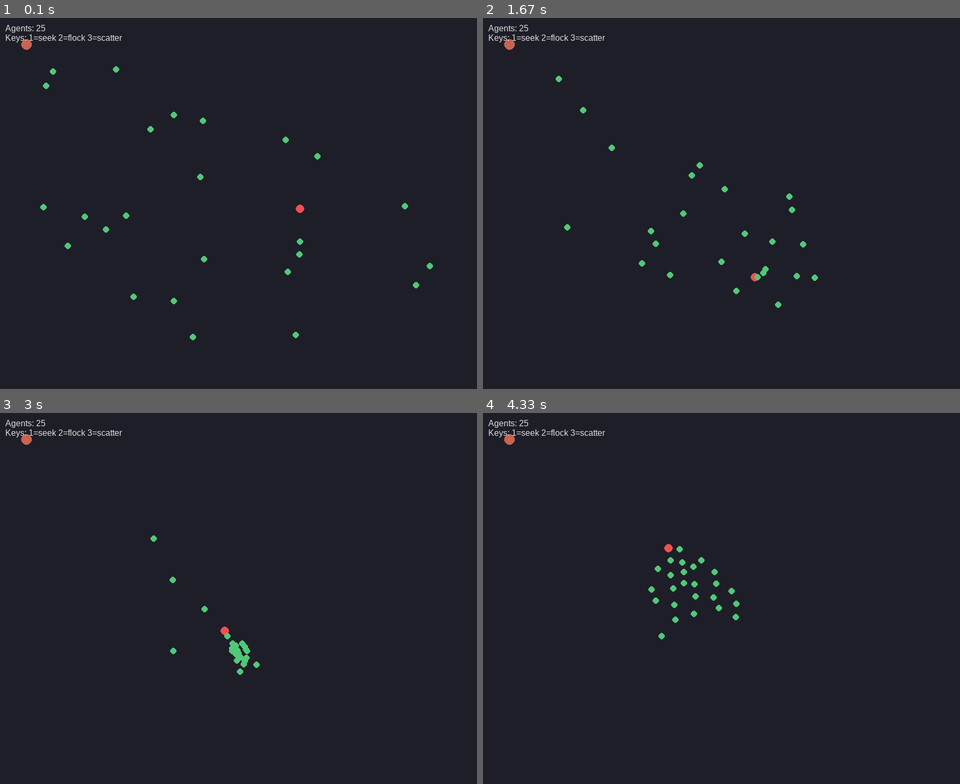
Above: before the commit, frames 1-4 (two rows, left to right).
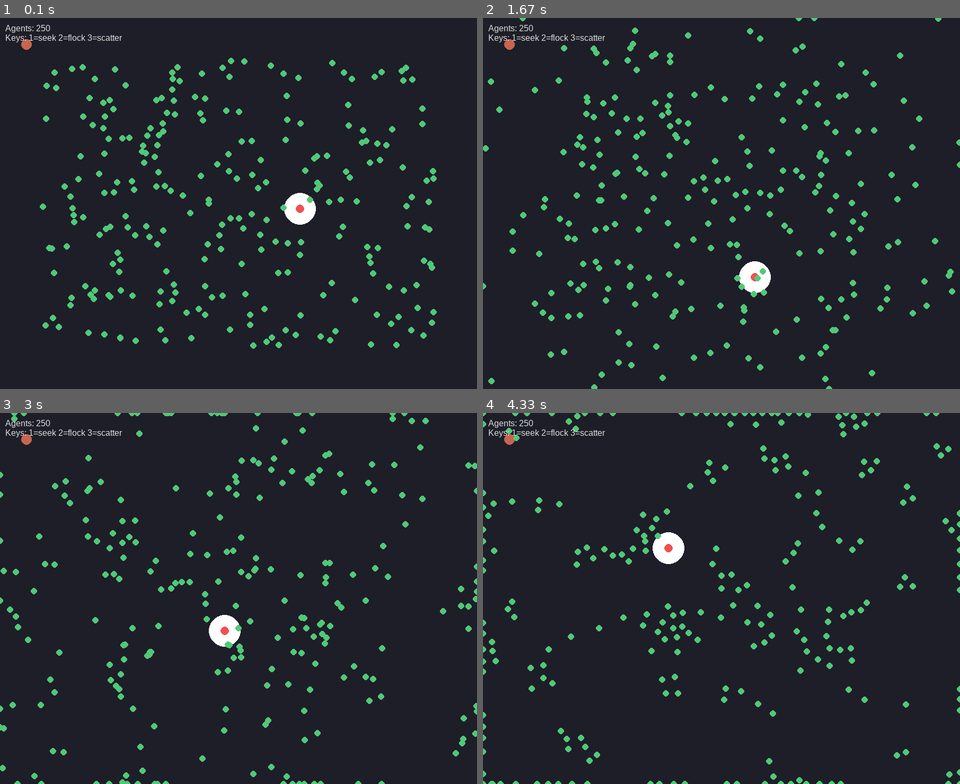
Above: after the commit, the same moments.

Repository: ASachoTanzer/ME459Swarm
Game: pygame game, started from swarm_sim/main.py
Same seed, same stepped clock (60 frames per second), same inputs: the game is played once before the commit and once after it.
Inputs:
- Up to frame 1 (0.1 s): no input
- Up to frame 2 (1.67 s): tap 3 at 0.33 s; tap 1 at 0.67 s
- Up to frame 3 (3 s): tap 2 at 2 s; tap 1 at 2.33 s
- Up to frame 4 (4.33 s): tap 2 at 3.67 s

The runs differ from the first frame. In frame 1, 4.2% of the frame differs, in the area x 8-92%, y 1-90%; in frame 2, 4.7%, in the area x 0-100%, y 0-100%; in frame 3, 4.1%; in frame 4, 4.2%.

Commit message:
Added ranged-based seeking

Diff:
--- a/swarm_sim/algorithms.py
+++ b/swarm_sim/algorithms.py
@@ -23,11 +23,17 @@
     dx = tx - ax
     dy = ty - ay
     dist = math.hypot(dx, dy)
-    if dist == 0:
-        return agent.velocity
+    if dist >= 30:
+        ax = (random.random() - 0.5) * 0.6
+        ay = (random.random() - 0.5) * 0.6
+        vx, vy = agent.velocity
+        vx += ax
+        vy += ay
+        return clamp((vx, vy), sim.max_speed)
     desired = (dx / dist * sim.max_speed, dy / dist * sim.max_speed)
     vx, vy = agent.velocity
-    # steering = desired - velocity (simple)
+
+    #steering = desired - velocity (simple)
     steer = (desired[0] - vx, desired[1] - vy)
     return clamp((vx + steer[0]*0.05, vy + steer[1]*0.05), sim.max_speed)
 
--- a/swarm_sim/main.py
+++ b/swarm_sim/main.py
@@ -66,10 +66,13 @@
             # mothership
             pygame.draw.circle(self.screen, config.MOTHERSHIP_COLOR, (int(self.mothership.pos[0]), int(self.mothership.pos[1])), 10)
             # target
+            pygame.draw.circle(self.screen, pygame.Color(255, 255, 255, a=0), (int(self.target_pos[0]), int(self.target_pos[1])), 30)
             pygame.draw.circle(self.screen, config.TARGET_COLOR, (int(self.target_pos[0]), int(self.target_pos[1])), 8)
             # agents
             for a in self.agents:
                 pygame.draw.circle(self.screen, config.AGENT_COLOR, (int(a.pos[0]), int(a.pos[1])), config.AGENT_RADIUS)
+                #pygame.draw.line(self.screen,[255,255,255],a.pos,self.mothership.pos)
+
 
             # overlay text
             self._draw_info()
@@ -88,5 +91,5 @@
 
 if __name__ == '__main__':
     sim = Simulation()
-    sim.setup(num_agents=25)
+    sim.setup(num_agents=250)
     sim.run()
